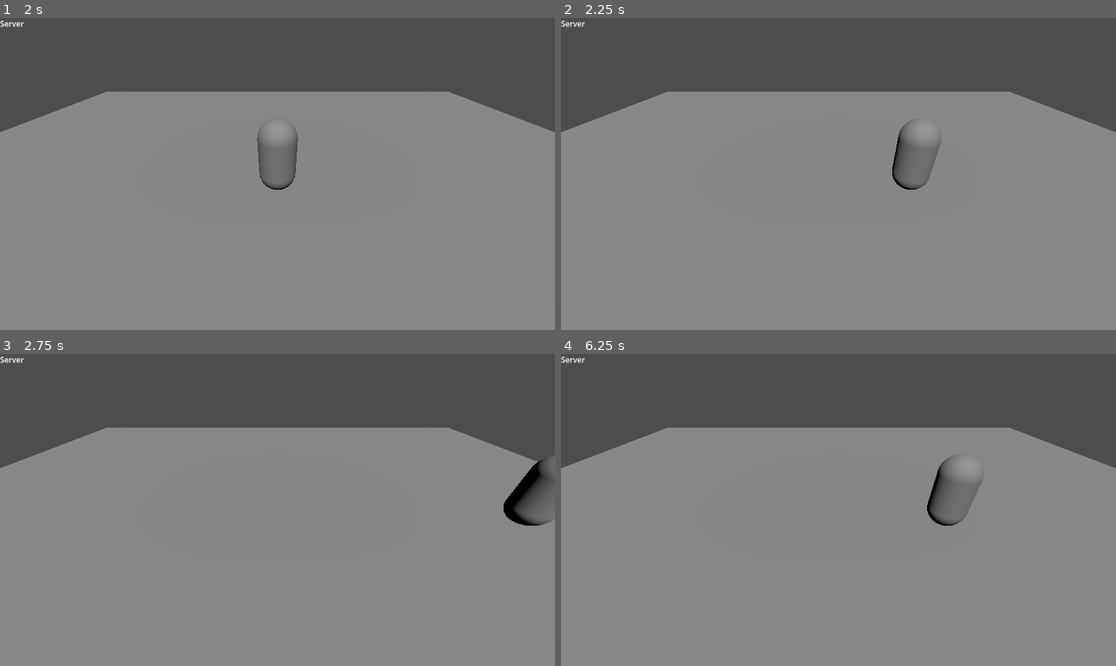
Above: before the commit, frames 1-4 (two rows, left to right).
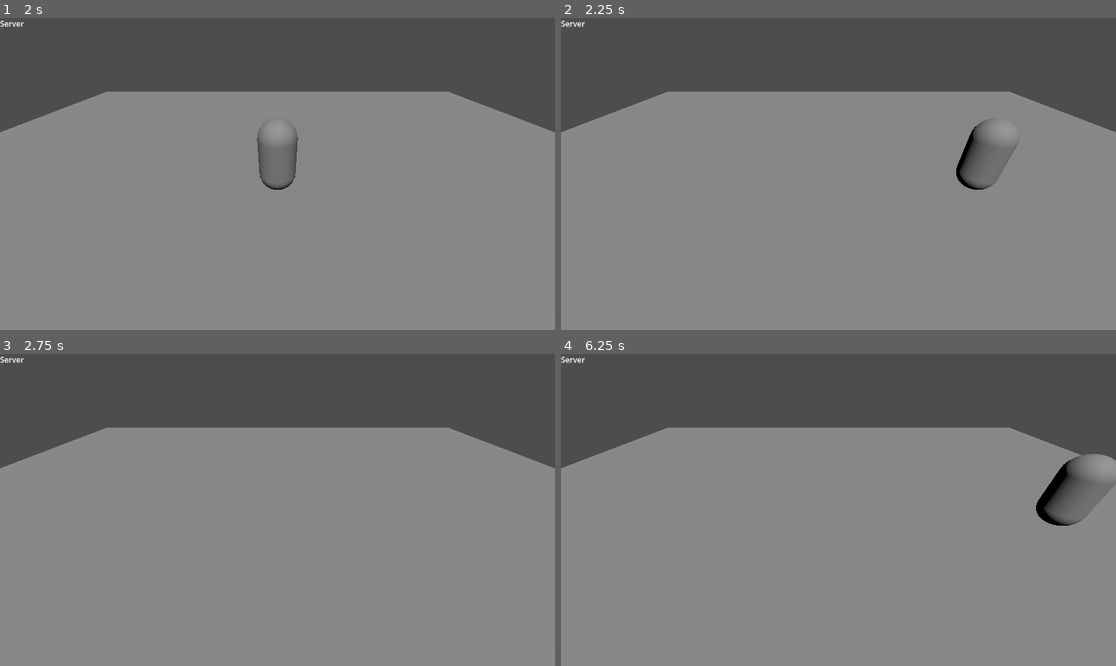
Above: after the commit, the same moments.

Repository: gmuGADIG/King-Fisher
Game: Godot game, scene res://ui/main_menu/main_menu.tscn
Two runs of this game, one before a commit and one after it. Both use one fixed random seed, a clock stepped at 60 frames per second and the inputs below.
Inputs (mouse positions are in pixels of both pictures, inside the frame that each line leads up to):
- Up to frame 1 (2 s): click (38, 323) at 0.52 s; type "Alex" at 0.6 s; click "Host" at 1.25 s
- Up to frame 2 (2.25 s): tap Enter at 2 s; hold D (move_right) from 2.03 s (still down); hold \ (print_players) from 2.03 s (still down)
- Up to frame 3 (2.75 s): keep holding D (move_right); keep holding \ (print_players)
- Up to frame 4 (6.25 s): release D (move_right) at 2.78 s; release \ (print_players) at 2.78 s; hold S (move_down) 2.78-3.53 s; tap \ (print_players) at 2.85, 4.35, 5.85 s; tap Space at 3.5, 5 s; hold D (move_right) 3.53-4.28 s; hold \ (print_players) 3.53-4.28 s; tap Enter at 4.25 s; hold W (move_up) 4.28-5.03 s; hold \ (print_players) 5.03-5.78 s; hold A (move_left) from 5.03 s (still down)

Frame 1 is identical in both runs. In frame 2, 1.9% of the frame differs, in the area x 59-83%, y 32-56%; in frame 3, 1.4%; in frame 4, 2.5%, in the area x 65-100%, y 32-56%.

Commit message:
WIP Gravity and Jumping
Started adding gravity and falling acceleration and beginning to try a different way of player movement.

Diff:
--- a/player/player.gd
+++ b/player/player.gd
@@ -2,6 +2,9 @@
 extends CharacterBody3D
 
 @export var speed := 10.
+
+# The downward acceleration when in the air
+@export var fall_acceleration := 75
 
 var last_pos : Vector3 = Vector3.ZERO
 
@@ -16,6 +19,12 @@
 	sync_velocity.rpc(velocity)
 	move_and_slide()
 
+func _physics_process(delta: float) -> void:
+	if not is_on_floor():
+		last_pos.y = last_pos.y - (fall_acceleration * delta)
+
+	move_and_slide()
+
 func _input(event: InputEvent) -> void:
 	if event.is_action_pressed("print_players"):
 		Debug.print_players()
--- a/player/player.tscn
+++ b/player/player.tscn
@@ -11,18 +11,17 @@
 properties/0/spawn = true
 properties/0/replication_mode = 1
 
-[node name="Player" type="CharacterBody3D"]
+[node name="Player" type="CharacterBody3D" unique_id=268665740]
 collision_mask = 0
-motion_mode = 1
 script = ExtResource("1_onrkg")
 
-[node name="MeshInstance3D" type="MeshInstance3D" parent="."]
+[node name="MeshInstance3D" type="MeshInstance3D" parent="." unique_id=788053208]
 transform = Transform3D(1, 0, 0, 0, 1, 0, 0, 0, 1, 0, 1, 0)
 mesh = SubResource("CapsuleMesh_oul6g")
 
-[node name="CollisionShape3D" type="CollisionShape3D" parent="."]
+[node name="CollisionShape3D" type="CollisionShape3D" parent="." unique_id=147595866]
 transform = Transform3D(1, 0, 0, 0, 1, 0, 0, 0, 1, 0, 1, 0)
 shape = SubResource("CapsuleShape3D_rkbax")
 
-[node name="MultiplayerSynchronizer" type="MultiplayerSynchronizer" parent="."]
+[node name="MultiplayerSynchronizer" type="MultiplayerSynchronizer" parent="." unique_id=712511735]
 replication_config = SubResource("SceneReplicationConfig_onrkg")
--- a/world/world_base.tscn
+++ b/world/world_base.tscn
@@ -2,6 +2,14 @@
 
 [ext_resource type="Script" uid="uid://dbpteyodpmjq3" path="res://world/world_base.gd" id="1_p433e"]
 [ext_resource type="PackedScene" uid="uid://bffxe171rcnea" path="res://player/player.tscn" id="2_bl271"]
+
+[sub_resource type="PhysicsMaterial" id="PhysicsMaterial_bl271"]
+
+[sub_resource type="BoxShape3D" id="BoxShape3D_bl271"]
+size = Vector3(10, 0.5, 10)
+
+[sub_resource type="BoxMesh" id="BoxMesh_d640b"]
+size = Vector3(10, 0.5, 10)
 
 [node name="WorldBase" type="Node3D" unique_id=1821617715]
 script = ExtResource("1_p433e")
@@ -22,3 +30,14 @@
 
 [node name="DirectionalLight3D" type="DirectionalLight3D" parent="." unique_id=1620714622]
 transform = Transform3D(1, 0, 0, 0, 0.5577596, 0.83000255, 0, -0.83000255, 0.5577596, 0, 11.385282, 8.448111)
+
+[node name="Ground" type="StaticBody3D" parent="." unique_id=1709405094]
+physics_material_override = SubResource("PhysicsMaterial_bl271")
+
+[node name="CollisionShape3D" type="CollisionShape3D" parent="Ground" unique_id=1909413061]
+transform = Transform3D(1, 0, 0, 0, 1, 0, 0, 0, 1, 0, -1, 0)
+shape = SubResource("BoxShape3D_bl271")
+
+[node name="MeshInstance3D" type="MeshInstance3D" parent="Ground" unique_id=1302149341]
+transform = Transform3D(1, 0, 0, 0, 1, 0, 0, 0, 1, 0, -1, 0)
+mesh = SubResource("BoxMesh_d640b")
Not shown: 1 places in player/player.tscn that only renumber resources
